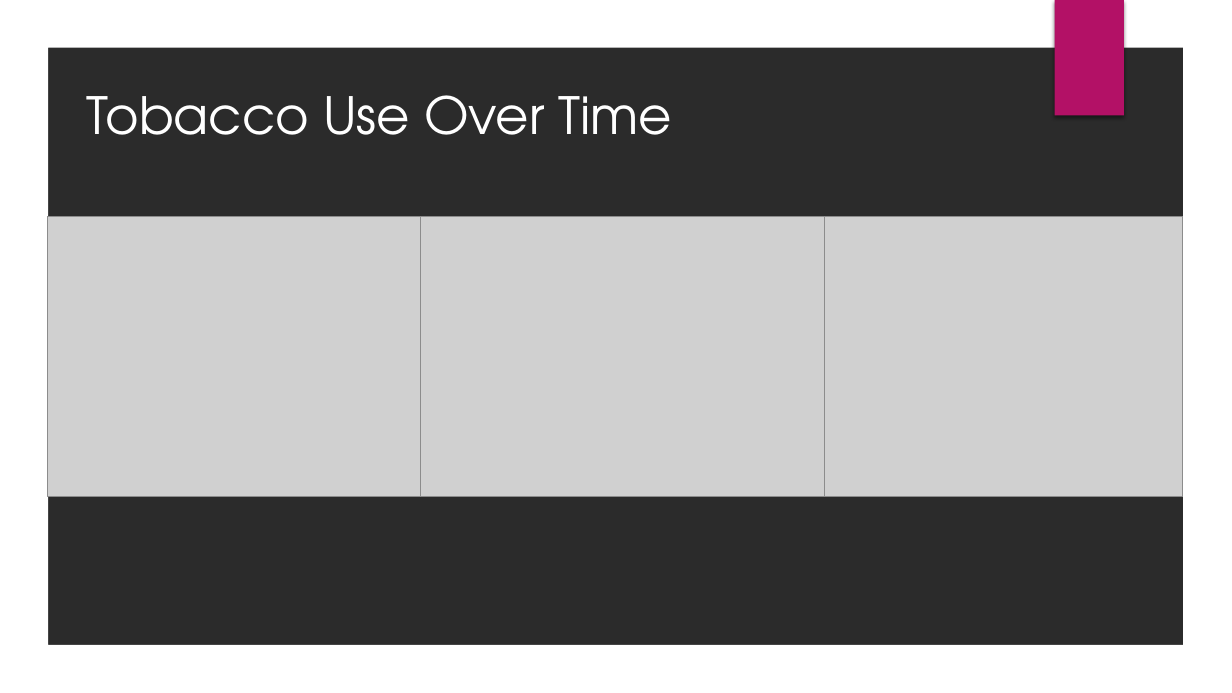
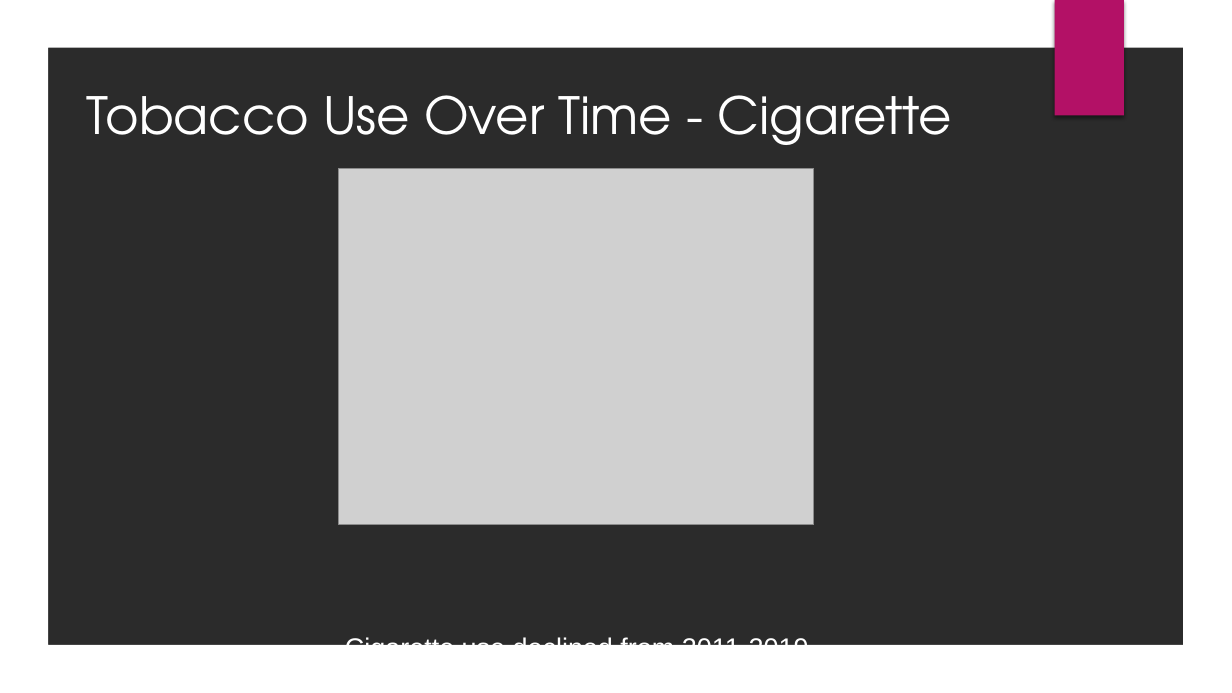
Before and after one commit to nickmille96/Project-1, a slide deck: slide 5 of Analysis of Tobacco Use Pres.pptx. Drawn at 1232x693 pixels with LibreOffice and Linux fonts; fonts in the diff are those of the drawing; grey boxes stand for pictures; background and template pictures are left out; a plain dark background stands for a picture behind light text. Boxes give left, top, right and bottom in pixels: in the first picture for what was removed or moved away, otherwise in the second. Text is boxed around its words. In the diff, an @@ line names an element or a change of style, - is before the commit and + after.

```diff
--- a/Analysis of Tobacco Use Pres.pptx
+++ b/Analysis of Tobacco Use Pres.pptx
@@ text at (86,95,952,145): text changed @@
-Tobacco Use Over Time
+Tobacco Use Over Time - Cigarette
@@ picture: place and size @@
-picture at (47,216,421,496)
+picture at (338,168,813,525)
@@ picture removed at (421,216,824,496) @@
@@ picture removed at (824,216,1183,496) @@
@@ text added at (345,636,816,645), 21 pt, text #FFFFFF @@
+Cigarette use declined from 2011-2019.
```
Also in this commit, not shown: 2 other slides changed, 1 slide added.
